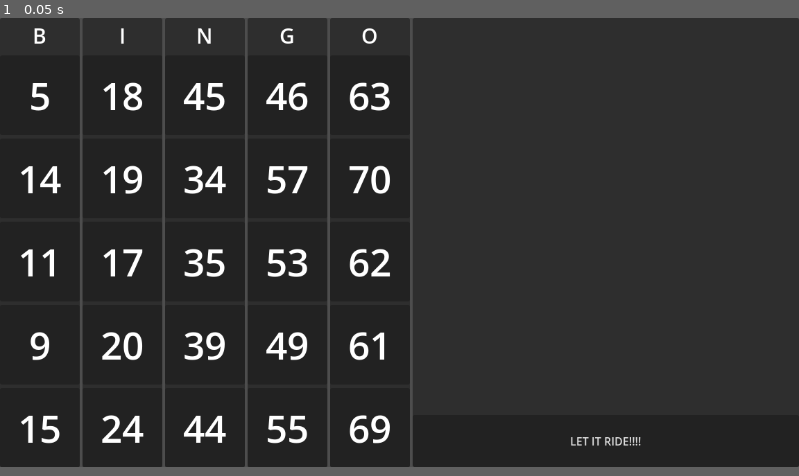
Above: before the commit, frame 1.
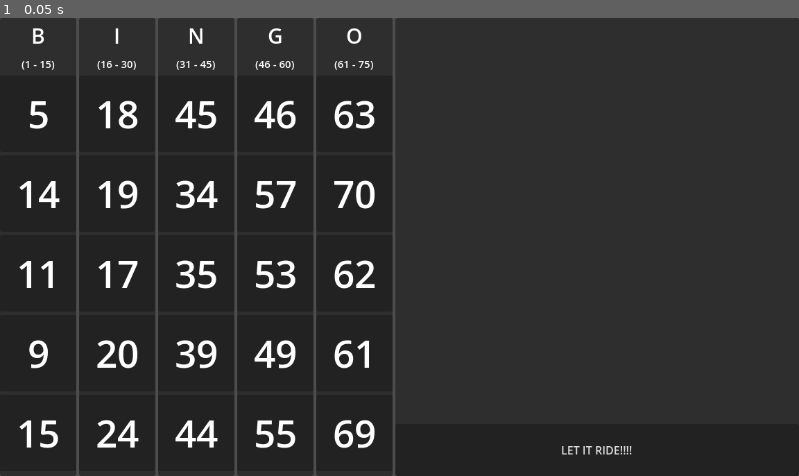
Above: after the commit, the same moment.

Repository: sander-lele/Vaga-lahe-bingo
Game: Godot game, scene res://main.tscn
Two runs of this game, one before a commit and one after it. Both use one fixed random seed, a clock stepped at 60 frames per second and the inputs below. The project has no main scene, so this scene is started directly.
Inputs:
- Up to frame 1 (0.05 s): no input
In our replay, the window is 799x449 before the commit and 799x458 after it. These sizes can differ from the game's own. Grey fills any space a smaller window leaves; there, only what the larger window draws over its background counts as a difference.

The runs differ from the first frame. In frame 1, 9.8% of the frame differs, in the area x 0-100%, y 0-100%.

Commit message:
bingo 0.4
very small bit of work

Diff:
--- a/bingo/main.tscn
+++ b/bingo/main.tscn
@@ -5,6 +5,9 @@
 [sub_resource type="LabelSettings" id="LabelSettings_ig7tw"]
 font_size = 30
 
+[sub_resource type="LabelSettings" id="LabelSettings_0xm2m"]
+font_size = 15
+
 [node name="Main" type="Control" unique_id=1382644672]
 layout_mode = 3
 anchors_preset = 15
@@ -26,9 +29,10 @@
 layout_mode = 2
 
 [node name="B" type="Panel" parent="Split/Board" unique_id=1821602668]
-custom_minimum_size = Vector2(115, 0)
+custom_minimum_size = Vector2(110, 660)
 layout_mode = 2
 size_flags_horizontal = 4
+size_flags_vertical = 0
 
 [node name="VBoxContainer" type="VBoxContainer" parent="Split/Board/B" unique_id=1599935553]
 layout_mode = 1
@@ -46,13 +50,24 @@
 horizontal_alignment = 1
 vertical_alignment = 1
 
+[node name="Label2" type="Label" parent="Split/Board/B/VBoxContainer" unique_id=540762639]
+custom_minimum_size = Vector2(0, 25)
+layout_mode = 2
+text = "(1 - 15)"
+label_settings = SubResource("LabelSettings_0xm2m")
+horizontal_alignment = 1
+vertical_alignment = 1
+
 [node name="NumberHolder" type="VBoxContainer" parent="Split/Board/B/VBoxContainer" unique_id=301024233]
 layout_mode = 2
 theme_override_constants/separation = 5
+alignment = 1
 
 [node name="I" type="Panel" parent="Split/Board" unique_id=1754556489]
-custom_minimum_size = Vector2(115, 0)
-layout_mode = 2
+custom_minimum_size = Vector2(110, 660)
+layout_mode = 2
+size_flags_horizontal = 0
+size_flags_vertical = 0
 
 [node name="VBoxContainer" type="VBoxContainer" parent="Split/Board/I" unique_id=1552949291]
 layout_mode = 1
@@ -70,13 +85,23 @@
 horizontal_alignment = 1
 vertical_alignment = 1
 
+[node name="Label2" type="Label" parent="Split/Board/I/VBoxContainer" unique_id=1640895928]
+custom_minimum_size = Vector2(0, 25)
+layout_mode = 2
+text = "(16 - 30)"
+label_settings = SubResource("LabelSettings_0xm2m")
+horizontal_alignment = 1
+vertical_alignment = 1
+
 [node name="NumberHolder" type="VBoxContainer" parent="Split/Board/I/VBoxContainer" unique_id=1954587733]
 layout_mode = 2
 theme_override_constants/separation = 5
 
 [node name="N" type="Panel" parent="Split/Board" unique_id=774934907]
-custom_minimum_size = Vector2(115, 0)
-layout_mode = 2
+custom_minimum_size = Vector2(110, 660)
+layout_mode = 2
+size_flags_horizontal = 0
+size_flags_vertical = 0
 
 [node name="VBoxContainer" type="VBoxContainer" parent="Split/Board/N" unique_id=22200791]
 layout_mode = 1
@@ -94,13 +119,23 @@
 horizontal_alignment = 1
 vertical_alignment = 1
 
+[node name="Label2" type="Label" parent="Split/Board/N/VBoxContainer" unique_id=1389207403]
+custom_minimum_size = Vector2(0, 25)
+layout_mode = 2
+text = "(31 - 45)"
+label_settings = SubResource("LabelSettings_0xm2m")
+horizontal_alignment = 1
+vertical_alignment = 1
+
 [node name="NumberHolder" type="VBoxContainer" parent="Split/Board/N/VBoxContainer" unique_id=839792864]
 layout_mode = 2
 theme_override_constants/separation = 5
 
 [node name="G" type="Panel" parent="Split/Board" unique_id=437205515]
-custom_minimum_size = Vector2(115, 0)
-layout_mode = 2
+custom_minimum_size = Vector2(110, 660)
+layout_mode = 2
+size_flags_horizontal = 0
+size_flags_vertical = 0
 
 [node name="VBoxContainer" type="VBoxContainer" parent="Split/Board/G" unique_id=2056854756]
 layout_mode = 1
@@ -118,13 +153,23 @@
 horizontal_alignment = 1
 vertical_alignment = 1
 
+[node name="Label2" type="Label" parent="Split/Board/G/VBoxContainer" unique_id=135635352]
+custom_minimum_size = Vector2(0, 25)
+layout_mode = 2
+text = "(46 - 60)"
+label_settings = SubResource("LabelSettings_0xm2m")
+horizontal_alignment = 1
+vertical_alignment = 1
+
 [node name="NumberHolder" type="VBoxContainer" parent="Split/Board/G/VBoxContainer" unique_id=68020606]
 layout_mode = 2
 theme_override_constants/separation = 5
 
 [node name="O" type="Panel" parent="Split/Board" unique_id=805276487]
-custom_minimum_size = Vector2(115, 0)
-layout_mode = 2
+custom_minimum_size = Vector2(110, 660)
+layout_mode = 2
+size_flags_horizontal = 0
+size_flags_vertical = 0
 
 [node name="VBoxContainer" type="VBoxContainer" parent="Split/Board/O" unique_id=1759774920]
 layout_mode = 1
@@ -139,6 +184,14 @@
 layout_mode = 2
 text = "O"
 label_settings = SubResource("LabelSettings_ig7tw")
+horizontal_alignment = 1
+vertical_alignment = 1
+
+[node name="Label2" type="Label" parent="Split/Board/O/VBoxContainer" unique_id=1961757409]
+custom_minimum_size = Vector2(0, 25)
+layout_mode = 2
+text = "(61 - 75)"
+label_settings = SubResource("LabelSettings_0xm2m")
 horizontal_alignment = 1
 vertical_alignment = 1
 
--- a/bingo/number.tscn
+++ b/bingo/number.tscn
@@ -9,18 +9,9 @@
 font_size = 55
 
 [node name="Number" type="Button" unique_id=1201390472 groups=["button"]]
-custom_minimum_size = Vector2(115, 115)
-anchors_preset = 8
-anchor_left = 0.5
-anchor_top = 0.5
-anchor_right = 0.5
-anchor_bottom = 0.5
-offset_left = -576.0
-offset_top = -324.0
-offset_right = -451.0
-offset_bottom = -199.0
-grow_horizontal = 2
-grow_vertical = 2
+custom_minimum_size = Vector2(110, 110)
+offset_right = 110.0
+offset_bottom = 110.0
 size_flags_horizontal = 0
 size_flags_vertical = 0
 theme_override_styles/disabled = SubResource("StyleBoxFlat_r3wqd")
--- a/bingo/project.godot
+++ b/bingo/project.godot
@@ -13,6 +13,10 @@
 config/name="Bingo"
 config/features=PackedStringArray("4.6", "GL Compatibility")
 config/icon="res://icon.svg"
+
+[display]
+
+window/size/viewport_height=660
 
 [global_group]
 
